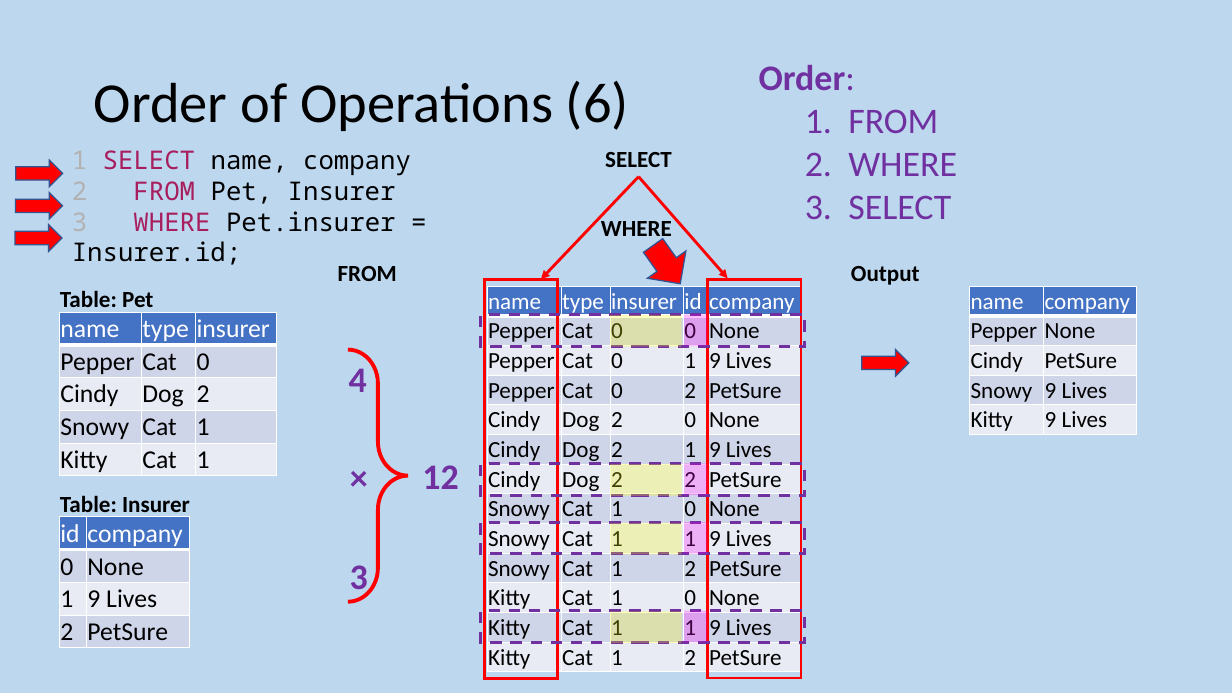
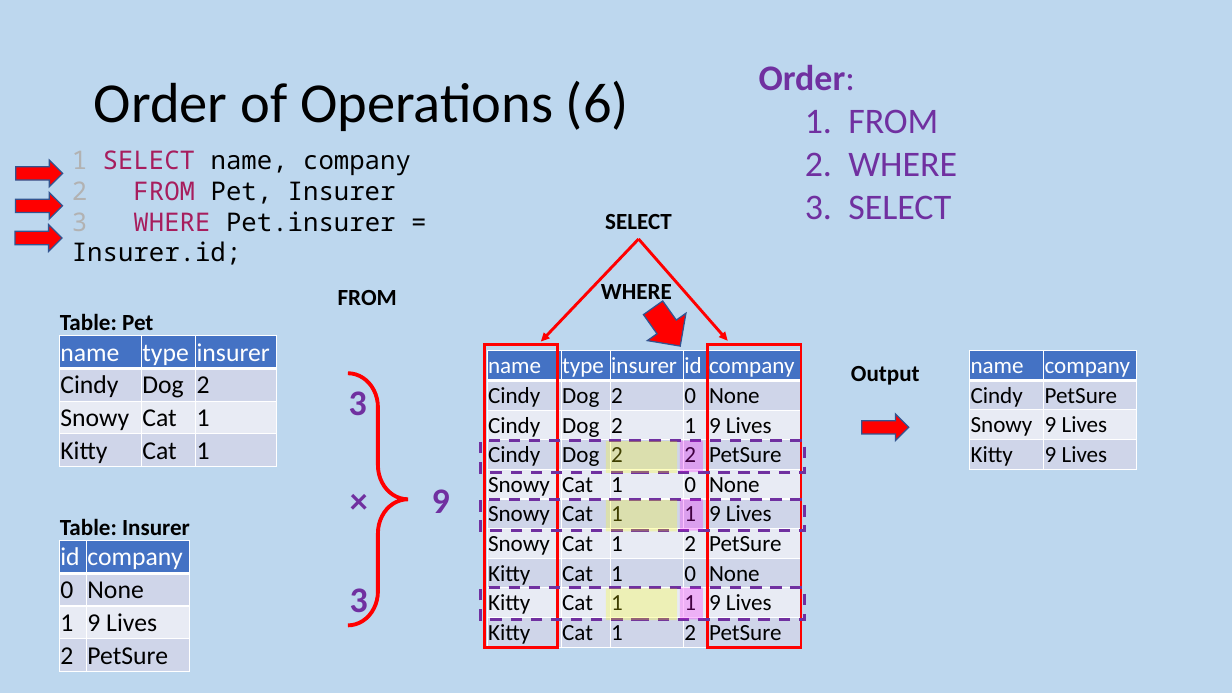
Before and after one commit to MrFriendCS/MrFriendCS.github.io, a slide deck: slide 89 of n5-cs/ddd/N5 CS DDD Slides.pptx. Drawn at 1232x693 pixels with LibreOffice and Linux fonts; fonts in the diff are those of the drawing. Boxes give left, top, right and bottom in pixels: in the first picture for what was removed or moved away, otherwise in the second. Text is boxed around its words. In the diff, an @@ line names an element or a change of style, - is before the commit and + after.

```diff
--- a/n5-cs/ddd/N5 CS DDD Slides.pptx
+++ b/n5-cs/ddd/N5 CS DDD Slides.pptx
@@ 2 arrows, 1 text, 1 right arrow moved together from (x1=541, y1=152, x2=728, y2=298) to (x1=541, y1=214, x2=728, y2=360) @@
@@ text "WHERE" moved from (x1=601, y1=217, x2=672, y2=243) to (x1=601, y1=279, x2=672, y2=305) @@
@@ rectangle removed at (x1=481, y1=314, x2=804, y2=346) @@
@@ rectangle removed at (x1=610, y1=315, x2=681, y2=347) @@
@@ rectangle removed at (x1=684, y1=314, x2=707, y2=346) @@
@@ table at (x1=59, y1=335, x2=277, y2=467) @@
-row 2: Pepper | Cat | 0
@@ table resized from (x1=59, y1=312, x2=277, y2=476) to (x1=59, y1=335, x2=277, y2=467) @@
@@ rectangle resized from (x1=484, y1=280, x2=557, y2=678) to (x1=484, y1=345, x2=557, y2=648) @@
@@ table at (x1=487, y1=351, x2=801, y2=651) @@
-row 2: Pepper | Cat | 0 | 0 | None
-row 3: Pepper | Cat | 0 | 1 | 9 Lives
-row 4: Pepper | Cat | 0 | 2 | PetSure
@@ table resized from (x1=487, y1=287, x2=801, y2=673) to (x1=487, y1=351, x2=801, y2=651) @@
@@ rectangle resized from (x1=708, y1=280, x2=801, y2=678) to (x1=708, y1=345, x2=801, y2=648) @@
@@ text "Output" moved from (x1=851, y1=266, x2=920, y2=285) to (x1=851, y1=366, x2=920, y2=385) @@
@@ table at (x1=970, y1=350, x2=1137, y2=470) @@
-row 2: Pepper | None
@@ table resized from (x1=970, y1=287, x2=1137, y2=435) to (x1=970, y1=350, x2=1137, y2=470) @@
@@ 5 texts, 1 table, 1 right brace moved together from (x1=59, y1=266, x2=409, y2=648) to (x1=59, y1=290, x2=409, y2=672) @@
@@ text at (x1=349, y1=391, x2=367, y2=415): text changed @@
-4
+3
@@ right arrow moved from (x1=862, y1=349, x2=909, y2=376) to (x1=862, y1=414, x2=909, y2=441) @@
@@ rectangle moved from (x1=610, y1=464, x2=681, y2=495) to (x1=606, y1=442, x2=677, y2=473) @@
@@ text at (x1=432, y1=489, x2=450, y2=513): text changed @@
-12
+9
@@ 3 rectangles moved together from (x1=481, y1=464, x2=804, y2=642) to (x1=481, y1=441, x2=804, y2=619) @@
@@ 5 rectangles moved together from (x1=610, y1=464, x2=707, y2=643) to (x1=606, y1=441, x2=703, y2=620) @@
```
Also in this commit, not shown: 2 other slides changed.
